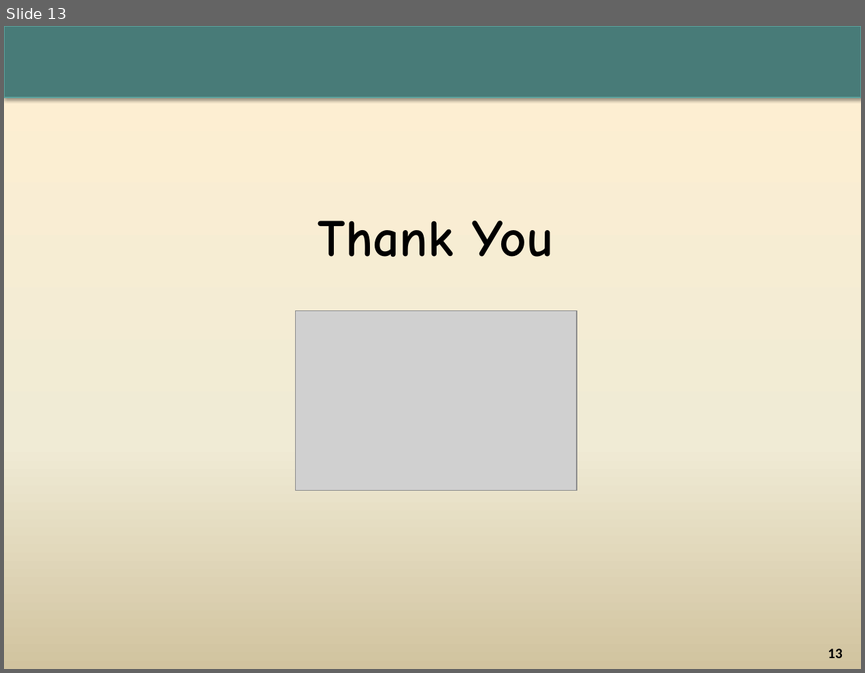
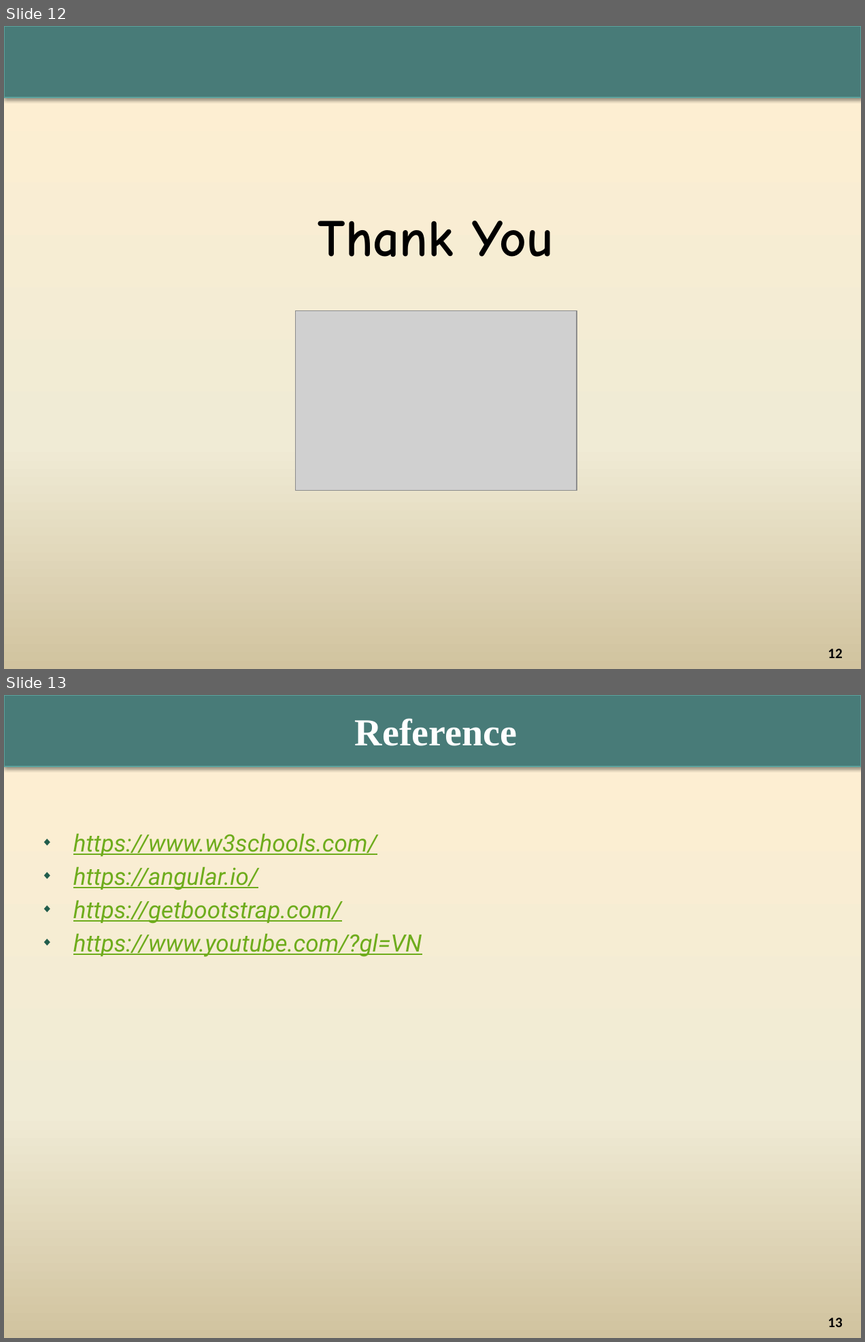
Before and after one commit to lety20391/Project4, a slide deck: G2_T11707E0_Project_Report.pptx. Shown one above the other, each under a label of ours: slide 13 before the commit, slides 12 and 13 after it. The pictures are 865x673 and 865x1342 pixels, drawn with LibreOffice and Linux fonts; fonts in the diff are those of the drawing; grey boxes stand for pictures; background and template pictures are left out. Boxes give left, top, right and bottom in pixels: in the first picture for what was removed or moved away, otherwise in the second. Text is boxed around its words. In the diff, an @@ line names an element or a change of style, - is before the commit and + after.

```diff
--- a/G2_T11707E0_Project_Report.pptx
+++ b/G2_T11707E0_Project_Report.pptx
@@ slide 13 added at [4,695,861,1338], background picture (left out); not listed: 1 template element that a slide beside it also shows @@
@@ title added at [355,718,517,746], 32 pt, text #FFFFFF, bold @@
+  Reference
@@ text added at [73,833,422,957], 20 pt, text #6EAC1C, italic, underline @@
+◆ https://www.w3schools.com/
+◆ https://angular.io/
+◆ https://getbootstrap.com/
+◆ https://www.youtube.com/?gl=VN
@@ page number added at [827,1317,842,1327], 12 pt, text #000000, bold @@
+13
@@ what was slide 13 is now slide 12 @@
@@ page number at [827,648,842,658]: text changed @@
-13
+12
```
Also in this commit, not shown: 6 slides changed, 1 other slide added, 3 slides removed, 4 other files.
